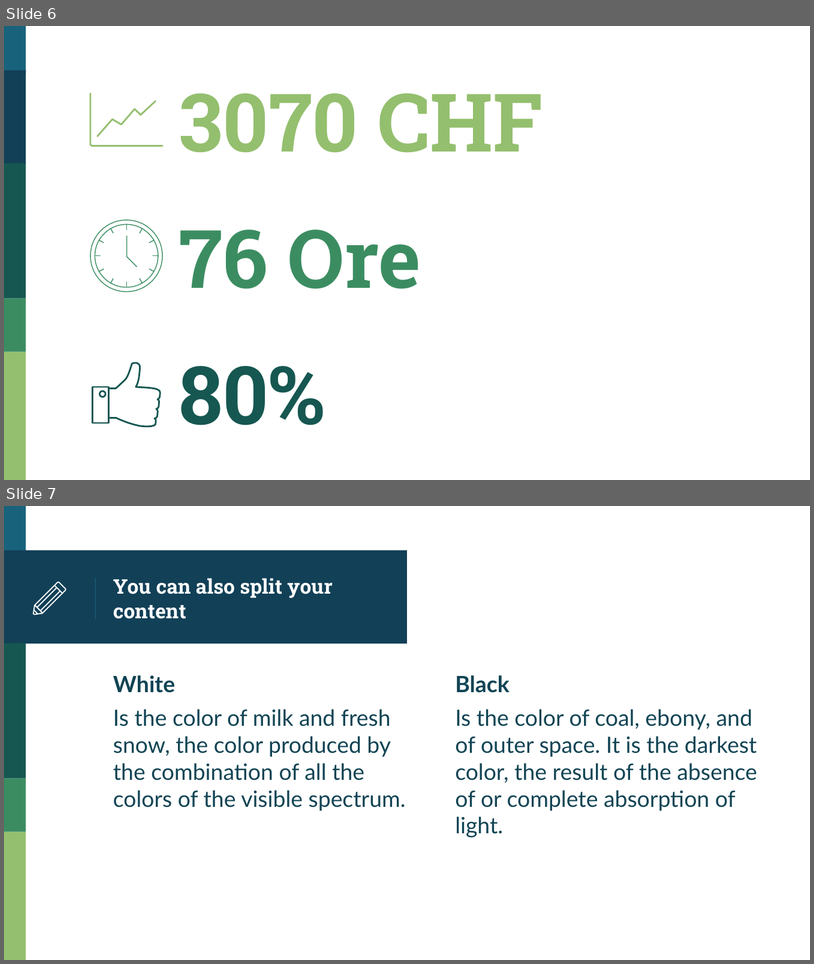
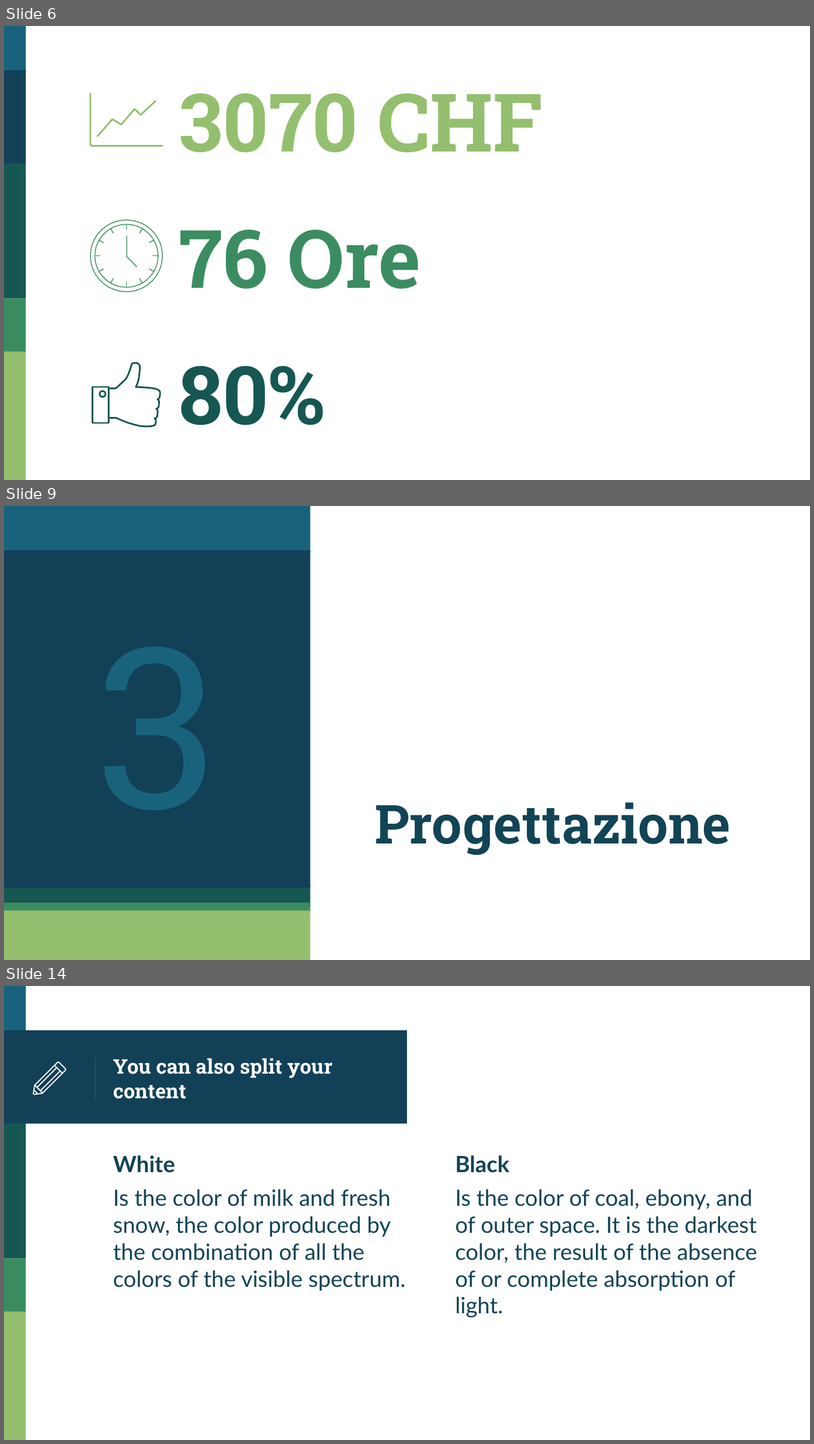
Before and after one commit to LuMug/Carthafind, a slide deck: I3_Presentazione_Carthafind.pptx. Shown one above the other, each under a label of ours: slides 6 and 7 before the commit, slides 6, 9 and 14 after it; the slides between them are not shown. The pictures are 814x964 and 814x1444 pixels, drawn with LibreOffice and Linux fonts; fonts in the diff are those of the drawing. Boxes give left, top, right and bottom in pixels: in the first picture for what was removed or moved away, otherwise in the second. Text is boxed around its words. In the diff, an @@ line names an element or a change of style, - is before the commit and + after.

```diff
--- a/I3_Presentazione_Carthafind.pptx
+++ b/I3_Presentazione_Carthafind.pptx
@@ slide 9 added at <box>4,506,810,960</box>, background #FFFFFF @@
@@ rectangle added at <box>4,506,311,553</box>, fill #18637B @@
@@ rectangle added at <box>4,550,311,888</box>, fill #124057 @@
@@ title added at <box>375,802,731,855</box>, 48 pt, text #114454, bold @@
+Progettazione
@@ rectangle added at <box>4,884,311,906</box>, fill #165751 @@
@@ rectangle added at <box>4,902,311,912</box>, fill #3B8D61 @@
@@ rectangle added at <box>4,910,311,959</box>, fill #94BF6E @@
@@ what was slide 7 is now slide 14 @@
```
Also in this commit, not shown: 2 slides changed, 6 other slides added, 1 slide removed, 1 other file.
